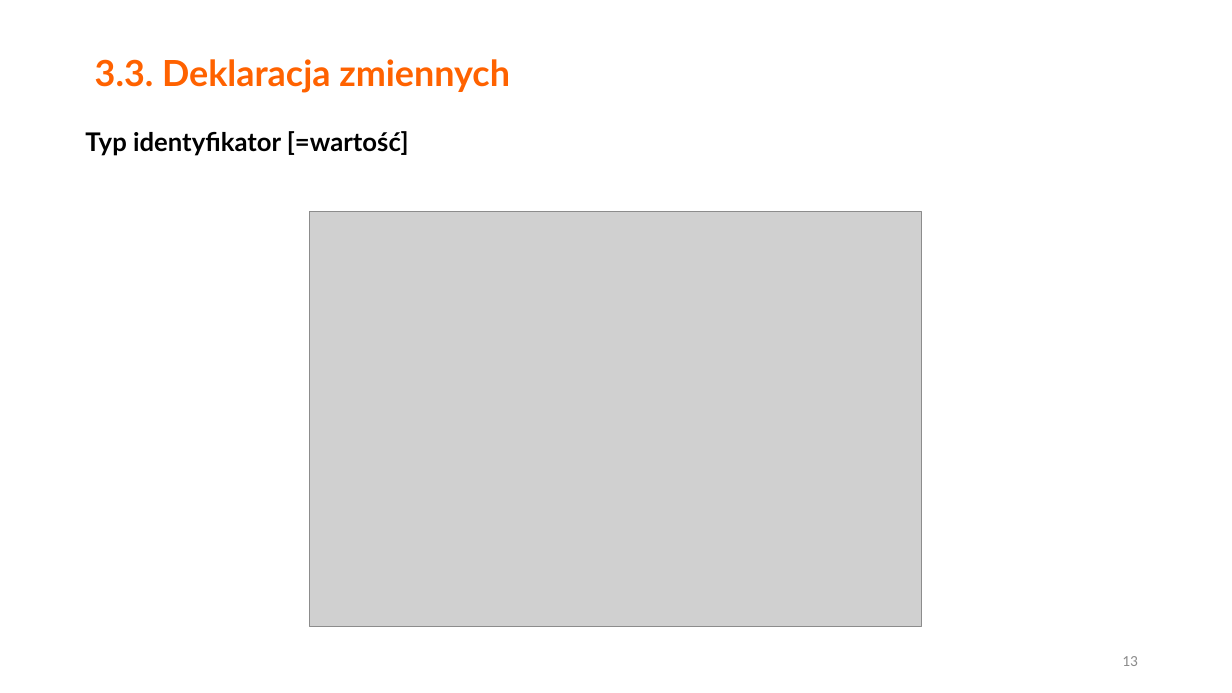
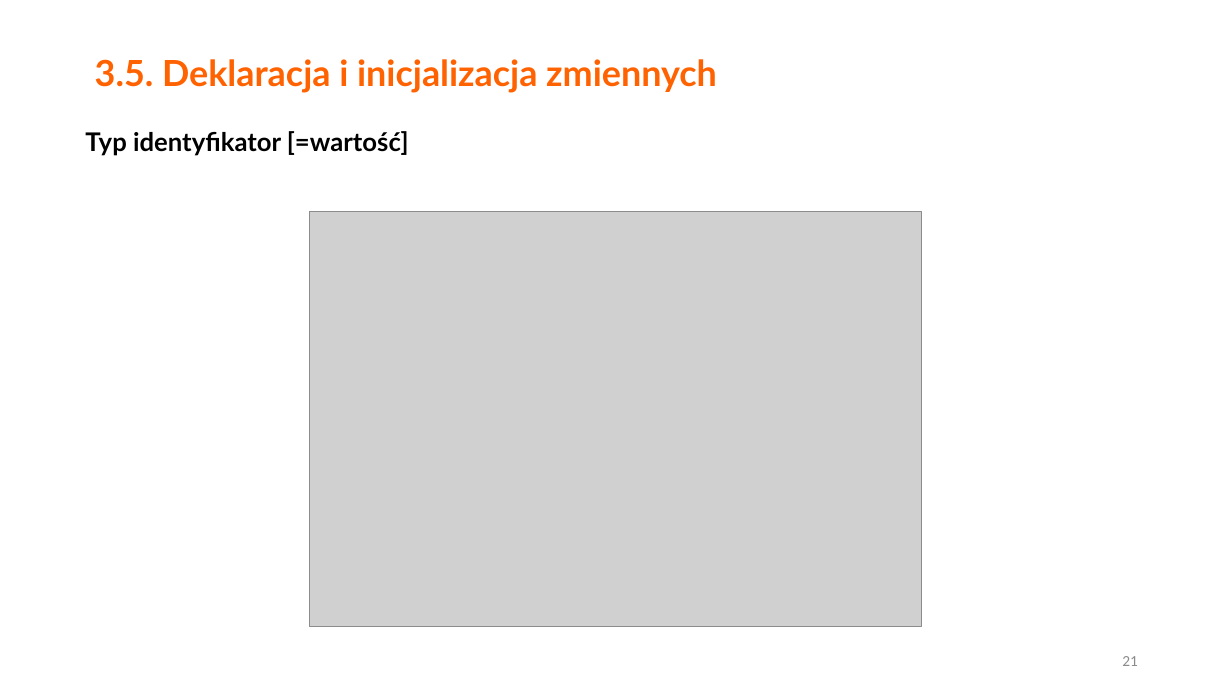
Before and after one commit to morelq/PodstawyCsharp, a slide deck: slide 21 of Podstawy Csharp v2.pptx (slide 13 before the commit). Drawn at 1232x693 pixels with LibreOffice and Linux fonts; fonts in the diff are those of the drawing; grey boxes stand for pictures. Boxes give left, top, right and bottom in pixels: in the first picture for what was removed or moved away, otherwise in the second. Text is boxed around its words. In the diff, an @@ line names an element or a change of style, - is before the commit and + after.

```diff
--- a/Podstawy Csharp v2.pptx
+++ b/Podstawy Csharp v2.pptx
@@ title at [95,59,717,93]: text changed @@
-3.3. Deklaracja zmiennych
+3.5. Deklaracja i inicjalizacja zmiennych
@@ page number at [1122,656,1138,666]: text changed @@
-13
+21
```
Also in this commit, not shown: 19 other slides changed, 10 slides added, 3 slides removed, 14 other files.
